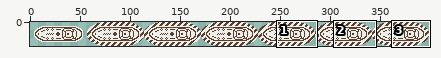
Two versions of one sprite sheet, assets/images/submarine.png. The picture above shows the old version from afar; the outline marks the close-up.
Close-up. As it was:
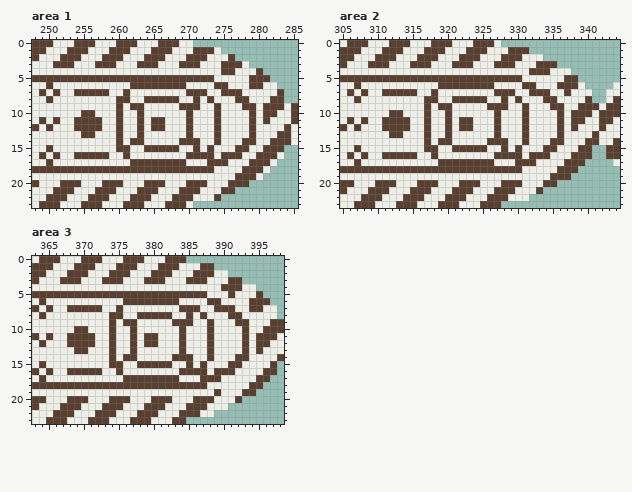
The file is 399x24 pixels. Shown: area 1: x 248..285, y 0..23; area 2: x 305..344, y 0..23; area 3: x 363..398, y 0..23. The commit also changed other parts of the picture, which this record leaves out.
After the commit:
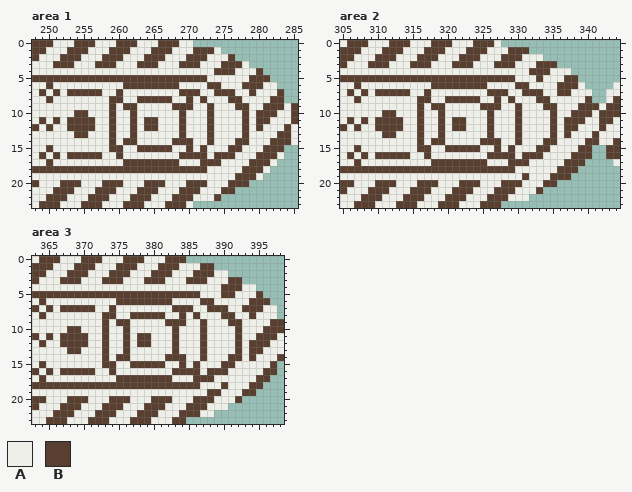
Palette (. is transparent): A #efefe9  B #593f30
From old to new:
Changed rows in their new state; - is an unchanged pixel.
Area 1:
first column x 253:
 4 ---------------------B------
 5 --------------------A-------
 6 --------B-------A---B-A--B--
 7 B----A-BA-------B--A-B--A-B-
 8 ------B-A-B----A-BABA--B-A--
 9 ------BAB-A----B--A-BA--B-A-
10 -B-A--BA-BA-----BA--BA---BAB
11 B---A-BA-BAB-A--BA--BA---BAB
12 B---A-BA-BAB-A--BA--BA---BAB
13 -B-A--BA-BA-----BA--BA---BA-
14 ------BAB-A----B--A-BA--B-A-
15 ------B-A-B----A-BABA--B-A--
16 B----A-BA-------B---AB--A---
17 --------B-------A--B--A-----
18 --------------------A-------
Area 2:
first column x 310:
 5 --------------------A--B----
 6 --------B-------A---B-A-----
 7 B----A-BA-------B--A-B--A-B-
 8 ------B-A-B----A-BABA--B-A--
 9 ------BAB-A----B--A-BA--B-A-
10 -B-A--BA-BA-----BA--BA---BA-
11 B---A-BA-BAB-A--BA--BA---BAB
12 B---A-BA-BAB-A--BA--BA---BAB
13 -B-A--BA-BA-----BA--BA---BAB
14 ------BAB-A----B--A-BA--B-A-
15 ------B-A-B----A-BABA--B-A--
16 B----A-BA-------B---AB--A---
17 --------B-------A--B--A-----
18 --------------------A-------
19 ---------------------B------
Area 3:
first column x 367:
 5 --------------------A--B----
 6 --------B-------A---B-A-----
 7 B----A-BA-------B--A-B--A-B-
 8 ------B-A-B----A-BABA--B-A-B
 9 ------BAB-A----B--A-BA--B-A-
10 -B-A--BA-BA-----BA--BA---BA-
11 B---A-BA-BAB-A--BA--BA---BA-
12 B---A-BA-BAB-A--BA--BA---BAB
13 -B-A--BA-BA-----BA--BA---BAB
14 ------BAB-A----B--A-BA--B-AB
15 ------B-A-B----A-BABA--B-A--
16 B----A-BA-------B---AB--A---
17 --------B-------A--B--A-----
18 --------------------A--B----
19 ---------------------B------
